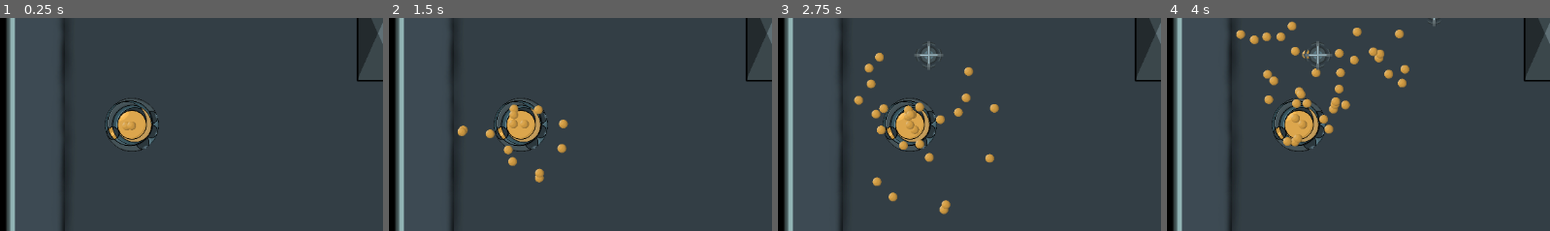
Above: before the commit, frames 1-4 (left to right).
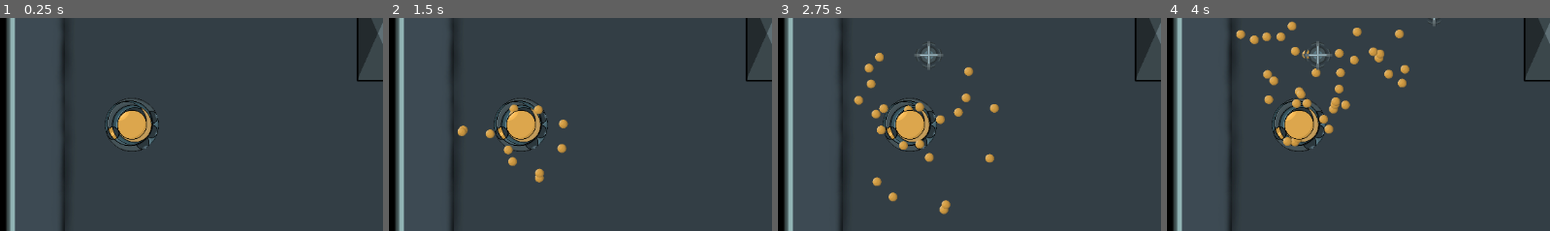
Above: after the commit, the same moments.

Repository: Nordtwig/specks-in-the-machine
Game: Godot game, scene res://main/main.tscn
Two runs of this game, one before a commit and one after it. Both use one fixed random seed, a clock stepped at 60 frames per second and the inputs below. Sound files missing from this copy of the repository are replaced by a short silence.
Inputs (mouse positions are % of the whole screen's width and height, from its top left):
- Up to frame 1 (0.25 s): no input
- Up to frame 2 (1.5 s): tap Enter at 0.5 s; move the mouse to (84, 51) at 0.52 s; click (84, 51) at 0.6 s; move the mouse to (80, 65) at 1.27 s; click (80, 65) at 1.35 s
- Up to frame 3 (2.75 s): move the mouse to (20, 35) at 2.02 s; click (20, 35) at 2.1 s
- Up to frame 4 (4 s): move the mouse to (20, 35) at 2.77 s; click (20, 35) at 2.85 s; move the mouse to (35, 25) at 3.52 s; click (35, 25) at 3.6 s
The pictures show only the part of the screen within x 0-50%, y 26-76%; the shares and areas given below are measured in that part.

The runs differ from the first frame. In frame 1, 0.1% of the frame differs, in the area x 30-39%, y 43-57%; in frame 2, 0.2%; in frame 3, 0.2%; in frame 4, 0.2%.

Commit message:
added restart sound and top of spawner

Diff:
--- a/main/main.gd
+++ b/main/main.gd
@@ -23,6 +23,7 @@
 		get_tree().quit()
 	if Input.is_action_just_pressed("restart_level"):
 		get_tree().reload_current_scene()
+		$Utils/RestartSound.play()
 
 
 func _place_beacon() -> void:
--- a/main/main.tscn
+++ b/main/main.tscn
@@ -1,14 +1,16 @@
-[gd_scene load_steps=14 format=3 uid="uid://754xep3b4ja4"]
+[gd_scene load_steps=16 format=3 uid="uid://754xep3b4ja4"]
 
 [ext_resource type="PackedScene" uid="uid://dja53r0rmssaf" path="res://spawner/spawner.tscn" id="1_pjrb6"]
 [ext_resource type="Script" uid="uid://pf3paefp0am" path="res://main/main.gd" id="1_xwkvk"]
 [ext_resource type="PackedScene" uid="uid://cxinvjbxuy05e" path="res://beacon/beacon.tscn" id="2_kfbq2"]
 [ext_resource type="AudioStream" uid="uid://ddqb81pftuthm" path="res://assets/bgmusic2/bgmusic2.mp3" id="3_grrlh"]
+[ext_resource type="AudioStream" uid="uid://buibh6jc6g32e" path="res://assets/sfx/lose.mp3" id="4_0i4oc"]
 [ext_resource type="Texture2D" uid="uid://b3h7xuymo8dr3" path="res://assets/background.png" id="4_c651c"]
 [ext_resource type="PhysicsMaterial" uid="uid://cux0rwov6xqts" path="res://obstacles/bouncy_wall.tres" id="5_67ri8"]
 [ext_resource type="PackedScene" uid="uid://mn3te63c15ux" path="res://intake/intake.tscn" id="6_kfbq2"]
 [ext_resource type="PackedScene" uid="uid://dixq8khxwjvu7" path="res://obstacles/small_obstacle.tscn" id="7_4dugh"]
 [ext_resource type="PackedScene" uid="uid://cjkgh6rnj04ry" path="res://obstacles/medium_obstacle.tscn" id="9_grrlh"]
+[ext_resource type="Texture2D" uid="uid://bpdnj80rwpgv" path="res://assets/generator_top.png" id="11_bsumw"]
 
 [sub_resource type="RectangleShape2D" id="RectangleShape2D_c651c"]
 size = Vector2(2651.59, 269.516)
@@ -37,6 +39,9 @@
 
 [node name="Camera2D" type="Camera2D" parent="Utils"]
 position = Vector2(577, 324)
+
+[node name="RestartSound" type="AudioStreamPlayer" parent="Utils"]
+stream = ExtResource("4_0i4oc")
 
 [node name="BackgroundSprite" type="Sprite2D" parent="."]
 position = Vector2(576.5, 324.25)
@@ -84,3 +89,9 @@
 
 [node name="MediumObstacle" parent="Obstacles" instance=ExtResource("9_grrlh")]
 position = Vector2(751, 430)
+
+[node name="Sprite2D" type="Sprite2D" parent="."]
+z_index = 3
+position = Vector2(203.125, 330.875)
+scale = Vector2(0.2635, 0.2635)
+texture = ExtResource("11_bsumw")
Binary file added: assets/generator_top.png
Not shown, added: assets/generator_top.png.import
Not shown, added: assets/sfx/lose.mp3.import
Not shown, added: assets/sfx/win.mp3.import
Not shown, changed: assets/goal.psd
Not shown, added: assets/goal_top.psd
